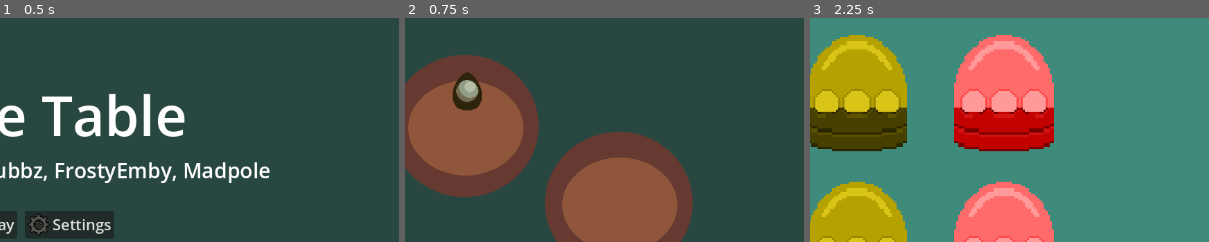
Above: before the commit, frames 1-3 (left to right).
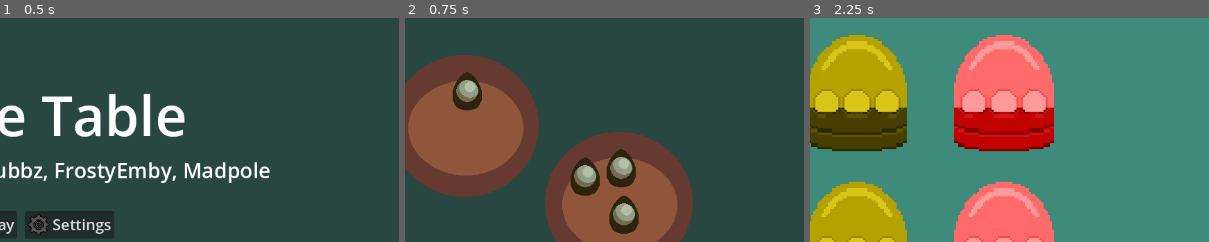
Above: after the commit, the same moments.

Repository: FrostyEmby/cafe-dot-secret-ingredient
Game: Godot game, scene res://scenes/main_menu.tscn
The game is run twice, just before and just after one commit, with the same random seed, the same clock (stepped at 60 frames per second) and the same inputs.
Inputs (mouse positions are % of the whole screen's width and height, from its top left):
- Up to frame 1 (0.5 s): no input
- Up to frame 2 (0.75 s): click "Play" at 0.5 s
- Up to frame 3 (2.25 s): click (72, 6) at 1.25 s; click (79, 6) at 2 s
The pictures show only the part of the screen within x 46-96%, y 19-69%; the shares and areas given below are measured in that part.

Frame 1 is identical in both runs. In frame 2, 2.9% of the frame differs, in the area x 41-59%, y 58-97%; in frame 3, nothing differs.

Commit message:
added egg generation
also oops everything dies. kinda need to fix that

Diff:
--- a/resources/creatures/bird-one.tres
+++ b/resources/creatures/bird-one.tres
@@ -1,16 +1,19 @@
-[gd_resource type="Resource" script_class="Creature" load_steps=4 format=3 uid="uid://bo03k2xsccltr"]
+[gd_resource type="Resource" script_class="CreatureStats" load_steps=5 format=3 uid="uid://bo03k2xsccltr"]
 
-[ext_resource type="Texture2D" uid="uid://yph5r4u8xt3w" path="res://art/icons/egg1.png" id="1_7siy4"]
-[ext_resource type="Texture2D" uid="uid://db1p5mc1oy03c" path="res://art/eggs/birdbaby.png" id="1_811op"]
-[ext_resource type="Script" uid="uid://cqr8dj8toeqen" path="res://scripts/templates/creature-stats.gd" id="1_it8xv"]
+[ext_resource type="Texture2D" uid="uid://cinfspmbwyame" path="res://art/eggs/meat.png" id="1_6j0q7"]
+[ext_resource type="Texture2D" uid="uid://db1p5mc1oy03c" path="res://art/eggs/birdbaby.png" id="2_lhid5"]
+[ext_resource type="Texture2D" uid="uid://yph5r4u8xt3w" path="res://art/icons/egg1.png" id="3_hqlun"]
+[ext_resource type="Script" uid="uid://cqr8dj8toeqen" path="res://scripts/templates/creature-stats.gd" id="4_rrvt4"]
 
 [resource]
-script = ExtResource("1_it8xv")
+script = ExtResource("4_rrvt4")
 name = "Bird 1"
 diet = "Insects"
 hint = "Claws"
 confused_with = "other ugly bird chicks"
+incubator = 2
 terrarium = 5
-egg = ExtResource("1_7siy4")
-baby_sprite = ExtResource("1_811op")
+egg = ExtResource("3_hqlun")
+baby_sprite = ExtResource("2_lhid5")
+adult_sprite = ExtResource("1_6j0q7")
 metadata/_custom_type_script = "uid://cqr8dj8toeqen"
--- a/resources/creatures/electric-dragonfly.tres
+++ b/resources/creatures/electric-dragonfly.tres
@@ -1,10 +1,11 @@
-[gd_resource type="Resource" script_class="Creature" load_steps=3 format=3 uid="uid://bgpacae1weki4"]
+[gd_resource type="Resource" script_class="CreatureStats" load_steps=4 format=3 uid="uid://bgpacae1weki4"]
 
-[ext_resource type="Script" uid="uid://cqr8dj8toeqen" path="res://scripts/templates/creature-stats.gd" id="1_0u3nu"]
-[ext_resource type="Texture2D" uid="uid://dl0xw3162b2qq" path="res://art/eggs/egglist39.png" id="1_hyfpd"]
+[ext_resource type="Texture2D" uid="uid://dc8bemi4sn4jo" path="res://art/eggs/insect.png" id="1_emsln"]
+[ext_resource type="Texture2D" uid="uid://cj6xd5qfa1nfl" path="res://art/eggs/egglist37.png" id="2_nilii"]
+[ext_resource type="Script" uid="uid://cqr8dj8toeqen" path="res://scripts/templates/creature-stats.gd" id="3_lm0f6"]
 
 [resource]
-script = ExtResource("1_0u3nu")
+script = ExtResource("3_lm0f6")
 name = "Electrifly"
 diet = "Insects, small animals"
 hint = "Yellow hair, no glow"
@@ -12,5 +13,6 @@
 description = "Seeks dark areas. Eggs are golden yellow"
 incubator = 3
 terrarium = 3
-egg = ExtResource("1_hyfpd")
+egg = ExtResource("2_nilii")
+baby_sprite = ExtResource("1_emsln")
 metadata/_custom_type_script = "uid://cqr8dj8toeqen"
--- a/resources/creatures/fire-moth.tres
+++ b/resources/creatures/fire-moth.tres
@@ -1,15 +1,17 @@
-[gd_resource type="Resource" script_class="Creature" load_steps=3 format=3 uid="uid://dosts8w07go7f"]
+[gd_resource type="Resource" script_class="CreatureStats" load_steps=4 format=3 uid="uid://dosts8w07go7f"]
 
-[ext_resource type="Script" uid="uid://cqr8dj8toeqen" path="res://scripts/templates/creature-stats.gd" id="1_lo3cw"]
-[ext_resource type="Texture2D" uid="uid://dl0xw3162b2qq" path="res://art/eggs/egglist39.png" id="1_o7fq1"]
+[ext_resource type="Texture2D" uid="uid://bwf62tpmssjd4" path="res://art/eggs/insectbaby.png" id="1_62clb"]
+[ext_resource type="Texture2D" uid="uid://dl0xw3162b2qq" path="res://art/eggs/egglist39.png" id="2_s8uu0"]
+[ext_resource type="Script" uid="uid://cqr8dj8toeqen" path="res://scripts/templates/creature-stats.gd" id="3_vlywj"]
 
 [resource]
-script = ExtResource("1_lo3cw")
+script = ExtResource("3_vlywj")
 name = "Fire Moth"
 diet = "Insects"
 hint = "Red hair, glows"
 confused_with = "electrifly"
 description = "Attracted to dark areas. The eggs are in clusters with a dirty yellow"
 incubator = 2
-egg = ExtResource("1_o7fq1")
+egg = ExtResource("2_s8uu0")
+baby_sprite = ExtResource("1_62clb")
 metadata/_custom_type_script = "uid://cqr8dj8toeqen"
--- a/resources/creatures/nest-parasite.tres
+++ b/resources/creatures/nest-parasite.tres
@@ -1,13 +1,17 @@
-[gd_resource type="Resource" script_class="Creature" load_steps=2 format=3 uid="uid://dxqtqoy48cpre"]
+[gd_resource type="Resource" script_class="CreatureStats" load_steps=4 format=3 uid="uid://dxqtqoy48cpre"]
 
-[ext_resource type="Script" uid="uid://cqr8dj8toeqen" path="res://scripts/templates/creature-stats.gd" id="1_4635n"]
+[ext_resource type="Texture2D" uid="uid://brb0cqlttxbfl" path="res://art/eggs/candy.png" id="1_v7hs4"]
+[ext_resource type="Texture2D" uid="uid://bi0nnqhdm1nkh" path="res://art/eggs/egglist17.png" id="2_mtm20"]
+[ext_resource type="Script" uid="uid://cqr8dj8toeqen" path="res://scripts/templates/creature-stats.gd" id="3_be46o"]
 
 [resource]
-script = ExtResource("1_4635n")
+script = ExtResource("3_be46o")
 name = "Nest Parasite"
 diet = "Omnivore"
 hint = "Broken eggshells around place of discovery"
 confused_with = "other similar eggs"
 incubator = 1
 terrarium = 5
+egg = ExtResource("2_mtm20")
+baby_sprite = ExtResource("1_v7hs4")
 metadata/_custom_type_script = "uid://cqr8dj8toeqen"
--- a/resources/creatures/plant-tortoise.tres
+++ b/resources/creatures/plant-tortoise.tres
@@ -1,9 +1,12 @@
-[gd_resource type="Resource" script_class="Creature" load_steps=2 format=3 uid="uid://ddvixqmre33gs"]
+[gd_resource type="Resource" script_class="CreatureStats" load_steps=5 format=3 uid="uid://ddvixqmre33gs"]
 
-[ext_resource type="Script" uid="uid://cqr8dj8toeqen" path="res://scripts/templates/creature-stats.gd" id="1_qpy2d"]
+[ext_resource type="Texture2D" uid="uid://hvokm05hwnwl" path="res://art/adult creatures/obsidian.png" id="1_3kg4p"]
+[ext_resource type="Texture2D" uid="uid://jhbi5h4aejc8" path="res://art/eggs/fishbaby.png" id="2_oyasu"]
+[ext_resource type="Texture2D" uid="uid://cavvvf6mrpjim" path="res://art/eggs/egglist88.png" id="3_v2tow"]
+[ext_resource type="Script" uid="uid://cqr8dj8toeqen" path="res://scripts/templates/creature-stats.gd" id="4_hnqiy"]
 
 [resource]
-script = ExtResource("1_qpy2d")
+script = ExtResource("4_hnqiy")
 name = "Vitaruga"
 diet = "herbivorous"
 hint = "Egg is cool to the touch"
@@ -11,4 +14,7 @@
 description = "Tortoise made out of tree with leaves and solid amber."
 incubator = 3
 terrarium = 3
+egg = ExtResource("3_v2tow")
+baby_sprite = ExtResource("2_oyasu")
+adult_detailed = ExtResource("1_3kg4p")
 metadata/_custom_type_script = "uid://cqr8dj8toeqen"
--- a/resources/nest2.tres
+++ b/resources/nest2.tres
@@ -1,21 +1,24 @@
 [gd_resource type="Resource" script_class="NestData" load_steps=10 format=3 uid="uid://dhidbksh1hoq2"]
 
 [ext_resource type="Script" uid="uid://br5o6wci85nr8" path="res://scripts/templates/egg-data.gd" id="1_hhdhr"]
-[ext_resource type="Script" uid="uid://bgw7voc2pvri" path="res://scripts/templates/nest-data.gd" id="1_vhjig"]
 [ext_resource type="Resource" uid="uid://bo03k2xsccltr" path="res://resources/creatures/bird-one.tres" id="2_67w5p"]
+[ext_resource type="Script" uid="uid://bgw7voc2pvri" path="res://scripts/templates/nest-data.gd" id="3_1hp4v"]
 
 [sub_resource type="Resource" id="Resource_1hp4v"]
 script = ExtResource("1_hhdhr")
+visibility = true
 species = ExtResource("2_67w5p")
 metadata/_custom_type_script = "uid://br5o6wci85nr8"
 
 [sub_resource type="Resource" id="Resource_wbu0j"]
 script = ExtResource("1_hhdhr")
+visibility = true
 species = ExtResource("2_67w5p")
 metadata/_custom_type_script = "uid://br5o6wci85nr8"
 
 [sub_resource type="Resource" id="Resource_21bdv"]
 script = ExtResource("1_hhdhr")
+visibility = true
 species = ExtResource("2_67w5p")
 metadata/_custom_type_script = "uid://br5o6wci85nr8"
 
--- a/scenes/bestiary.tscn
+++ b/scenes/bestiary.tscn
@@ -92,6 +92,7 @@
 color = Color(0.9019608, 0.88235295, 0.8392157, 1)
 
 [node name="Label" type="Label" parent="Left Page/Adult Creature Picture"]
+visible = false
 layout_mode = 0
 offset_right = 363.0
 offset_bottom = 222.0
@@ -501,5 +502,11 @@
 offset_bottom = 426.0
 border_width = 0.2
 
+[node name="Egg-Gen" type="Timer" parent="."]
+wait_time = 10.0
+one_shot = true
+autostart = true
+
 [connection signal="pressed" from="Left Page/Prev Page" to="." method="_on_prev_page_pressed"]
 [connection signal="pressed" from="Right Page/Next Page" to="." method="_on_next_page_pressed"]
+[connection signal="timeout" from="Egg-Gen" to="." method="_on_egg_gen_timeout"]
--- a/scenes/incubator-room.tscn
+++ b/scenes/incubator-room.tscn
@@ -48,6 +48,12 @@
 offset_left = 802.0
 offset_right = 1152.0
 
+[node name="Egg-Gen" type="Timer" parent="."]
+wait_time = 10.0
+one_shot = true
+autostart = true
+
 [connection signal="selection" from="BoxContainer/HSplitContainer/Egg Shelf" to="." method="_on_egg_selection"]
 [connection signal="hatch_select" from="BoxContainer/HSplitContainer/Incubators" to="BoxContainer/HSplitContainer/Egg Shelf" method="_on_incubators_hatch_select"]
 [connection signal="selection" from="BoxContainer/HSplitContainer/Incubators" to="." method="_on_incubator_selection"]
+[connection signal="timeout" from="Egg-Gen" to="." method="_on_egg_gen_timeout"]
--- a/scenes/terrarium.tscn
+++ b/scenes/terrarium.tscn
@@ -433,6 +433,11 @@
 texture_pressed = ExtResource("13_skqsh")
 texture_hover = ExtResource("13_skqsh")
 
+[node name="Egg-Gen" type="Timer" parent="."]
+wait_time = 10.0
+one_shot = true
+autostart = true
+
 [connection signal="selection" from="BoxContainer/HSplitContainer/Egg Shelf" to="." method="_on_egg_shelf_selection"]
 [connection signal="selection" from="Snow" to="." method="_on_snow_selection"]
 [connection signal="selection" from="Grass" to="." method="_on_grass_selection"]
@@ -445,3 +450,4 @@
 [connection signal="pressed" from="Vertical Mini Menu/VBoxContainer/Terrarium" to="Vertical Mini Menu" method="_on_terrarium_pressed"]
 [connection signal="pressed" from="Vertical Mini Menu/VBoxContainer/Bestiary" to="Vertical Mini Menu" method="_on_bestiary_pressed"]
 [connection signal="pressed" from="Vertical Mini Menu/VBoxContainer/Settings" to="Vertical Mini Menu" method="_on_settings_pressed"]
+[connection signal="timeout" from="Egg-Gen" to="." method="_on_egg_gen_timeout"]
--- a/scripts/bestiary.gd
+++ b/scripts/bestiary.gd
@@ -1,5 +1,6 @@
 extends Control
 
+var save = load("res://resources/save.tres")
 var bestiary : BestiaryData = load("res://resources/bestiary-data.tres")
 var page : int = 0 # starts at 0 because of arrays
 
@@ -52,3 +53,7 @@
 
 func _on_exit_pressed() -> void:
 	pass # Replace with function body.
+
+
+func _on_egg_gen_timeout() -> void:
+	save.egg_fill = true
--- a/scripts/egg-collection.gd
+++ b/scripts/egg-collection.gd
@@ -6,6 +6,24 @@
 
 func _ready() -> void:
 	_load()
+	if save.egg_fill:
+		_egg_generation()
+
+
+func _egg_generation():
+	save.egg_fill = false
+
+	# nest 1
+	for new_eggs in randi_range(0, 3):
+		$Nest1.generate_egg()
+
+	# nest 2
+	for new_eggs in randi_range(0, 3):
+		$Nest2.generate_egg()
+
+	# nest 3
+	for new_eggs in randi_range(0, 3):
+		$Nest3.generate_egg()
 
 
 func _move_egg(egg: Egg):
--- a/scripts/egg.gd
+++ b/scripts/egg.gd
@@ -19,6 +19,16 @@
 func change_visibility(visibility : bool):
 	visible = visibility
 	info.visibility = visibility
+
+
+func new(creature : CreatureStats):
+	info.species = creature
+	info.hatch_time = creature.hatch_time_secs
+	info.incubating = false
+	info.hatched = false
+	info.dead = false
+	_set_appearance()
+	change_visibility(true)
 
 
 func setup(id : EggData):
--- a/scripts/incubator-room.gd
+++ b/scripts/incubator-room.gd
@@ -35,3 +35,7 @@
 	if egg_selected:
 		hatchery_match = hatchery
 		_match()
+
+
+func _on_egg_gen_timeout() -> void:
+	save.egg_fill = true
--- a/scripts/nest.gd
+++ b/scripts/nest.gd
@@ -1,10 +1,18 @@
 extends TextureRect
 
 signal selection(egg: Egg)
-
+var bestiary : BestiaryData = load("res://resources/bestiary-data.tres")
 
 func remove_egg(egg: Egg):
 	egg.change_visibility(false)
+
+
+# finds first invisible egg, selects random species, and sets it to that
+func generate_egg():
+	for egg in find_children("Egg*"):
+		if not egg.visible:
+			egg.new(bestiary.creatures.pick_random())
+			break
 
 
 func _on_egg_1_selection(egg: Egg) -> void:
--- a/scripts/templates/save.gd
+++ b/scripts/templates/save.gd
@@ -1,5 +1,7 @@
 extends Resource
 class_name Save
+
+@export var egg_fill : bool = false # if flipped on, eggs randomly generate in egg collection
 
 # EGG SHELF
 @export var shelf : EggShelfData = load("res://resources/egg-shelf.tres")
--- a/scripts/terrarium_room.gd
+++ b/scripts/terrarium_room.gd
@@ -1,4 +1,6 @@
 extends Control
+
+var save = load("res://resources/save.tres")
 
 var creature_selected : bool = false
 var creature_match : Egg
@@ -41,3 +43,7 @@
 
 func _on_lava_selection(terrarium : Terrarium) -> void:
 	_match(terrarium)
+
+
+func _on_egg_gen_timeout() -> void:
+	save.egg_fill = true
Not shown: 1 places in resources/nest2.tres that only renumber resources
